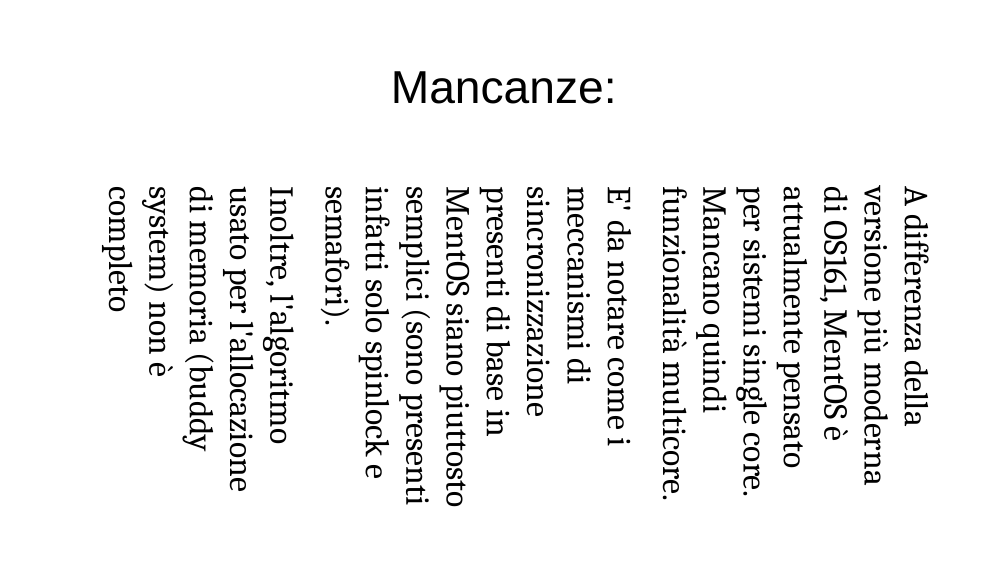
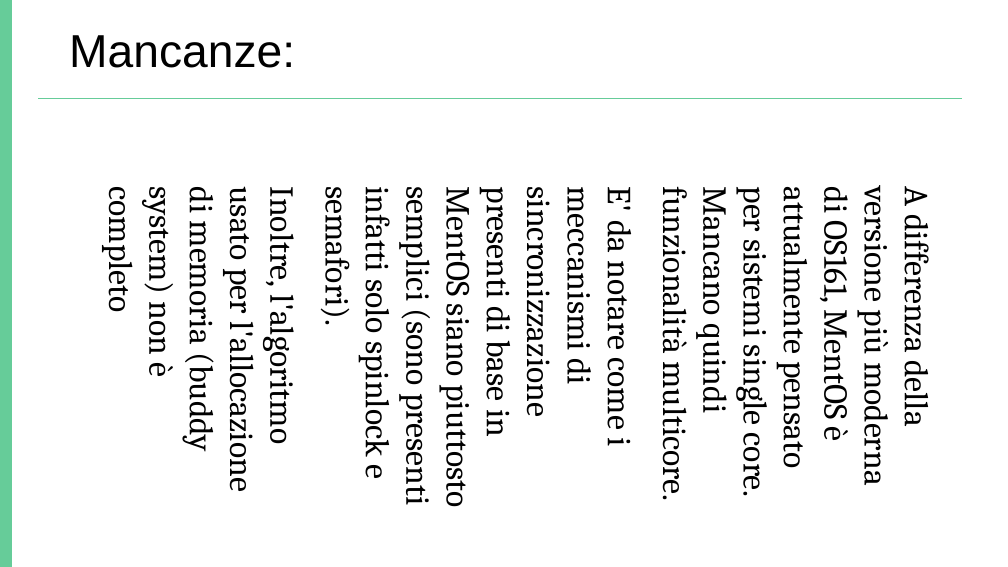
Before and after one commit to ProgrammazioneDiSistema2023-IA-ZZ/Group04, a slide deck: slide 7 of MentOS.odp. Drawn at 1008x567 pixels with LibreOffice and Linux fonts; fonts in the diff are those of the drawing. Boxes give left, top, right and bottom in pixels: in the first picture for what was removed or moved away, otherwise in the second. Text is boxed around its words. In the diff, an @@ line names an element or a change of style, - is before the commit and + after.

```diff
--- a/MentOS.odp
+++ b/MentOS.odp
@@ rectangle added at (0, 0, 12, 567), fill #66CC99 @@
@@ title "Mancanze:": place and size @@
-title "Mancanze:" at (391, 71, 617, 104)
+title "Mancanze:" at (69, 35, 295, 68)
@@ title "Mancanze:" at (69, 35, 295, 68): alignment centre to left @@
@@ line added from (39, 98) to (961, 98), #66CC99 0 pt @@
```
Also in this commit, not shown: 7 other slides changed, 1 other file.
